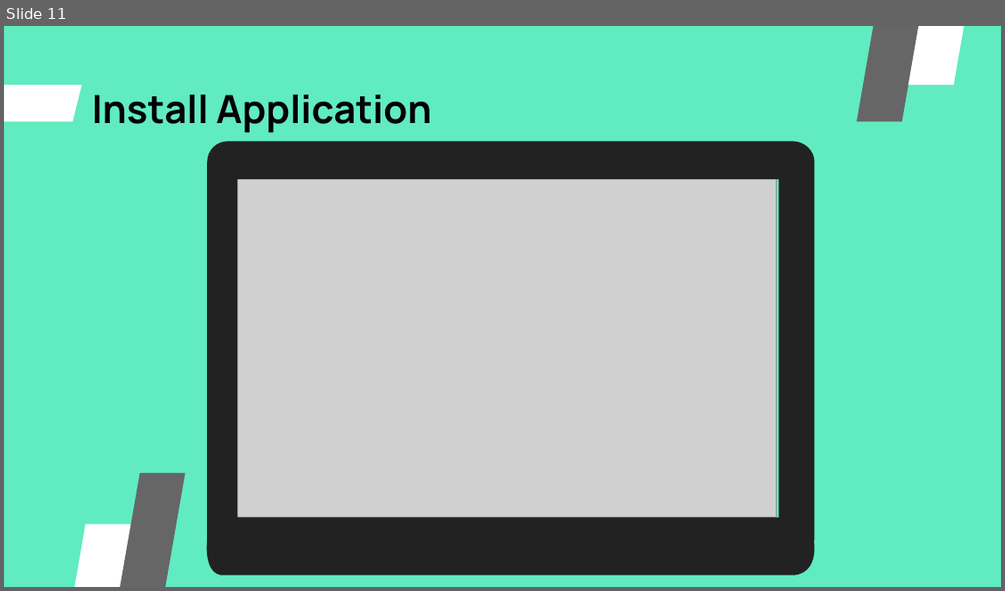
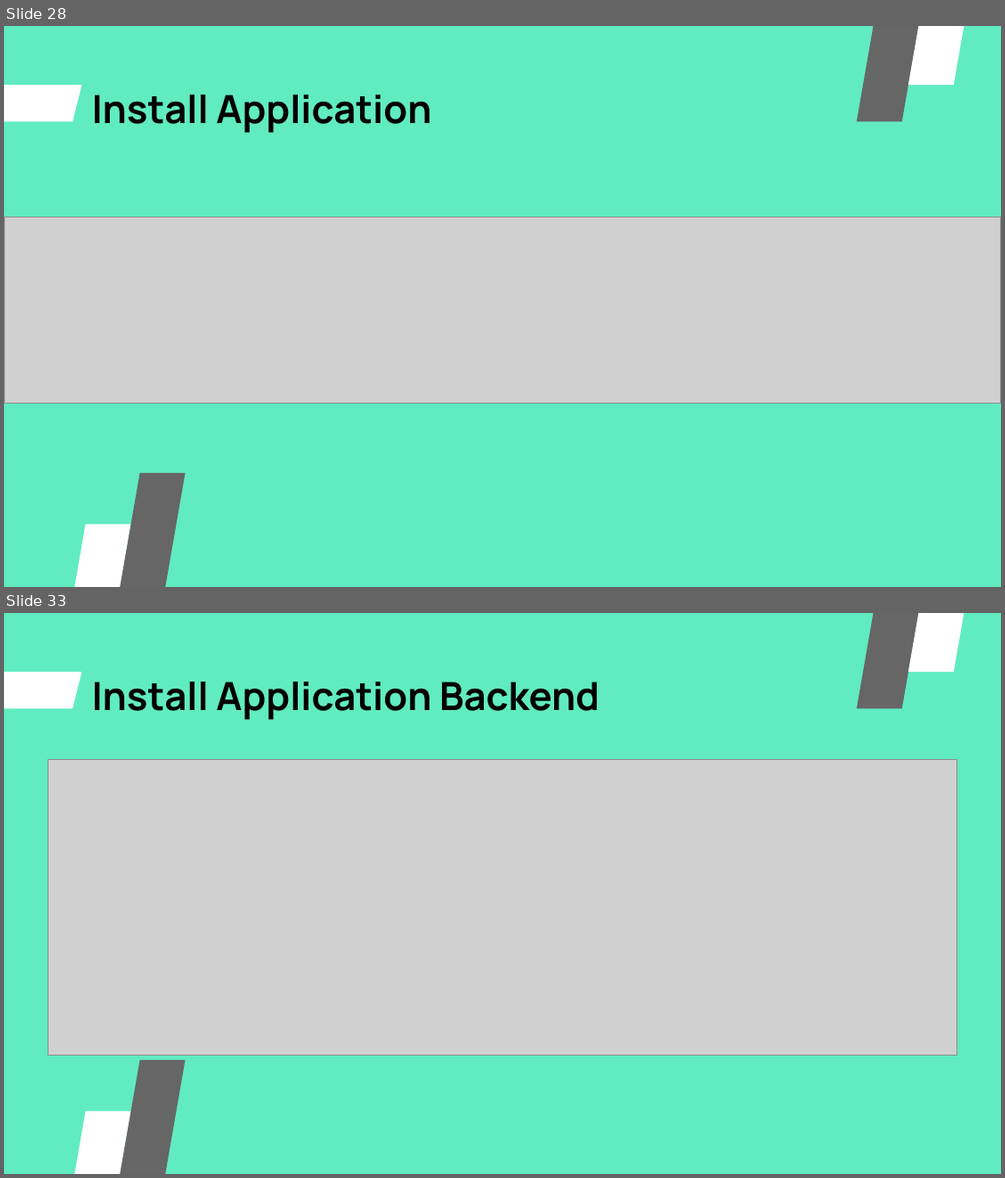
Before and after one commit to igstbagusdharmaputra/DumbwaysBootcamp, a slide deck: dumbweek3/Dumbweek3.pptx. Shown one above the other, each under a label of ours: slide 11 before the commit, slides 28 and 33 after it; the slides between them are not shown. The pictures are 1005x591 and 1005x1178 pixels, drawn with LibreOffice and Linux fonts; fonts in the diff are those of the drawing; grey boxes stand for pictures. Boxes give left, top, right and bottom in pixels: in the first picture for what was removed or moved away, otherwise in the second. Text is boxed around its words. In the diff, an @@ line names an element or a change of style, - is before the commit and + after.

```diff
--- a/dumbweek3/Dumbweek3.pptx
+++ b/dumbweek3/Dumbweek3.pptx
@@ slide 33 added at [4, 613, 1001, 1174], background #61EBC1; not listed: 1 template element that a slide beside it also shows @@
@@ parallelogram added at [857, 613, 949, 709], fill #666666 @@
@@ parallelogram added at [908, 613, 1001, 672], fill #FFFFFF @@
@@ title added at [92, 682, 599, 720], 28 pt, text #000000, bold @@
+Install Application Backend
@@ picture added at [48, 760, 956, 1054] @@
@@ parallelogram added at [93, 1060, 186, 1174], fill #666666 @@
@@ parallelogram added at [38, 1111, 130, 1174], fill #FFFFFF @@
@@ what was slide 11 is now slide 28 @@
@@ slide 28 changed as well @@
@@ freeform shape removed at [207, 142, 815, 540] @@
@@ picture removed at [228, 174, 776, 516] @@
@@ picture added at [4, 216, 1001, 402] @@
@@ freeform shape removed at [202, 538, 818, 574] @@
```
Also in this commit, not shown: 17 other slides changed, 66 other slides added, 1 other file.
